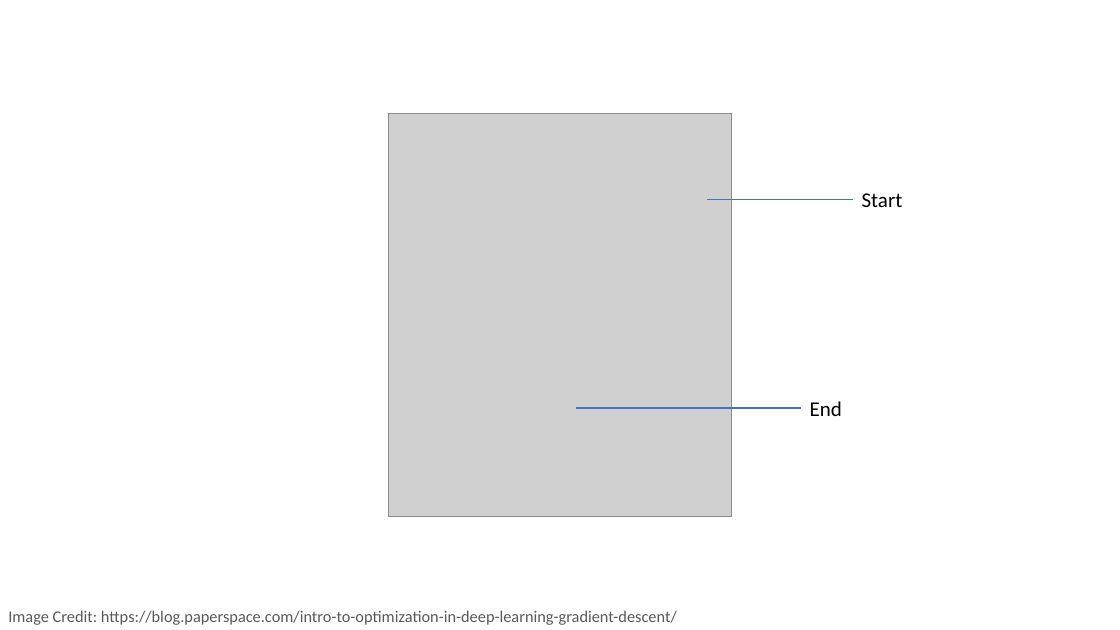
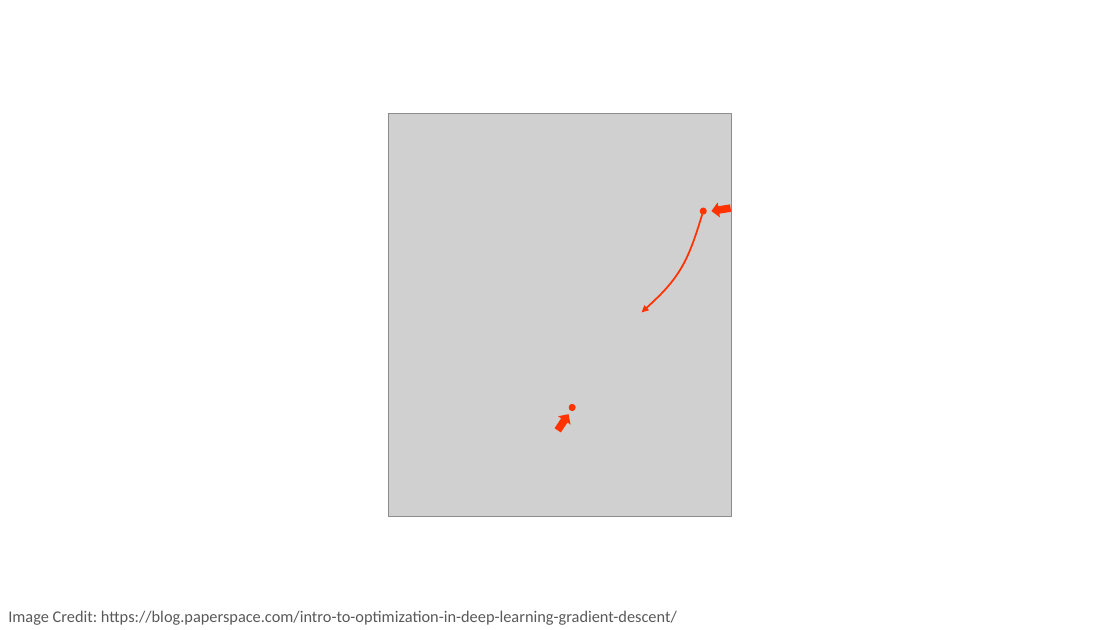
Before and after one commit to PracticumAI/deep_learning, a slide deck: slide 5 of presentations/03_gradient_descent.pptx (slide 4 before the commit). Drawn at 1120x630 pixels with LibreOffice and Linux fonts; fonts in the diff are those of the drawing; grey boxes stand for pictures. Boxes give left, top, right and bottom in pixels: in the first picture for what was removed or moved away, otherwise in the second. Text is boxed around its words. In the diff, an @@ line names an element or a change of style, - is before the commit and + after.

```diff
--- a/presentations/03_gradient_descent.pptx
+++ b/presentations/03_gradient_descent.pptx
@@ ellipse added at (x1=700, y1=208, x2=707, y2=214), fill #FF3300 @@
@@ line removed from (707, 199) to (854, 199) @@
@@ up arrow added at (x1=710, y1=201, x2=732, y2=219), fill #FF3300 @@
@@ text removed at (x1=862, y1=193, x2=903, y2=207) @@
-Start
@@ freeform shape added at (x1=641, y1=210, x2=702, y2=317), outline #FF3300 1.5 pt @@
@@ up arrow added at (x1=551, y1=410, x2=575, y2=434), fill #FF3300 @@
@@ ellipse added at (x1=569, y1=404, x2=576, y2=411), fill #FF3300 @@
@@ line removed from (576, 408) to (802, 408) @@
@@ text removed at (x1=810, y1=401, x2=842, y2=416) @@
-End
```
Also in this commit, not shown: 1 other slide changed, 1 slide added.
